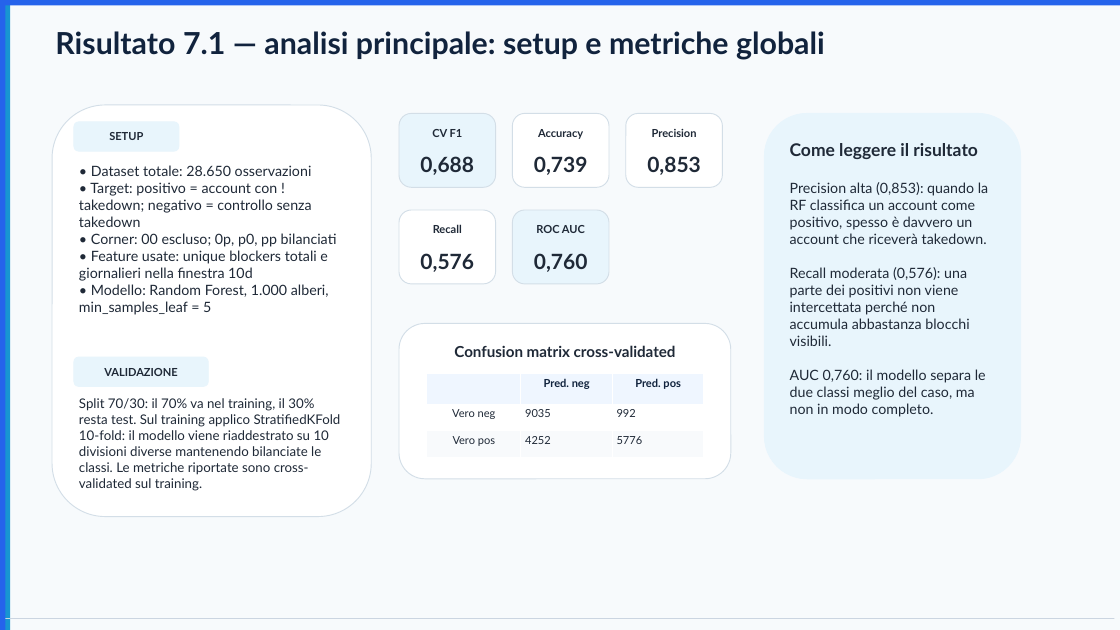
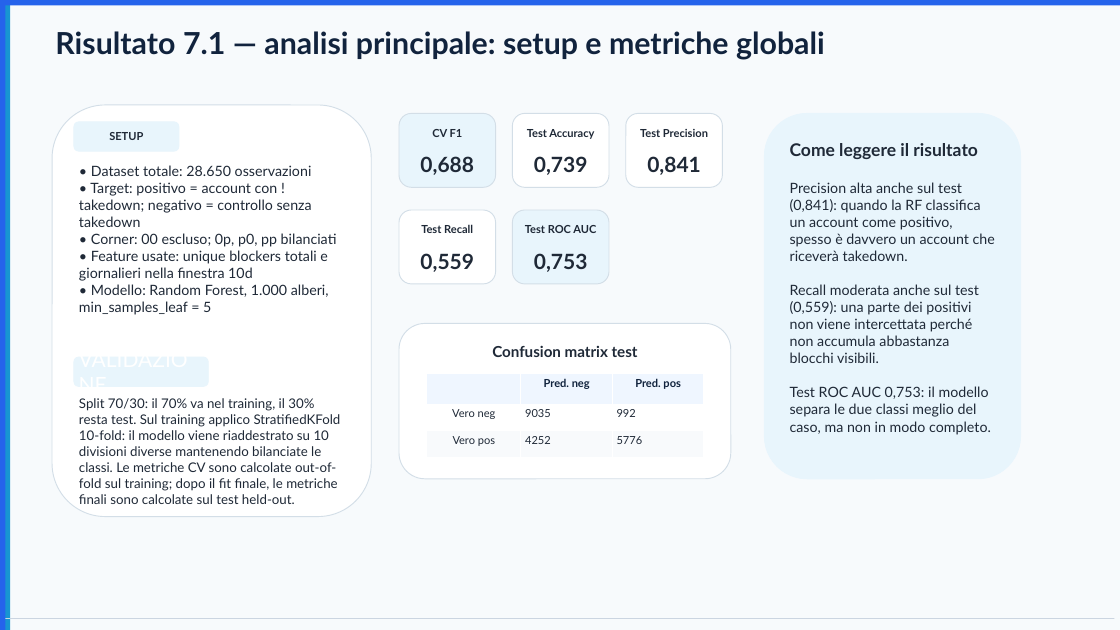
Before and after one commit to nicorota200/Bluesky-moderation-analysis, a slide deck: slide 23 of bluesky_presentazione_final.pptx. Drawn at 1120x630 pixels with LibreOffice and Linux fonts; fonts in the diff are those of the drawing. Boxes give left, top, right and bottom in pixels: in the first picture for what was removed or moved away, otherwise in the second. Text is boxed around its words. In the diff, an @@ line names an element or a change of style, - is before the commit and + after.

```diff
--- a/bluesky_presentazione_final.pptx
+++ b/bluesky_presentazione_final.pptx
@@ text at <box>527,129,594,139</box>: text changed @@
-Accuracy
+Test Accuracy
@@ text at <box>640,129,708,137</box>: text changed @@
-Precision
+Test Precision
@@ text at <box>647,156,701,175</box>: text changed @@
-0,853
+0,841
@@ text at <box>790,182,995,435</box>: text changed @@
-Precision alta (0,853): quando la RF classifica un account come positivo, spesso è davvero un account che riceverà takedown.
-Recall moderata (0,576): una parte dei positivi non viene intercettata perché non accumula abbastanza blocchi visibili.
-AUC 0,760: il modello separa le due classi meglio del caso, ma non in modo completo.
+Precision alta anche sul test (0,841): quando la RF classifica un account come positivo, spesso è davvero un account che riceverà takedown.
+Recall moderata anche sul test (0,559): una parte dei positivi non viene intercettata perché non accumula abbastanza blocchi visibili.
+Test ROC AUC 0,753: il modello separa le due classi meglio del caso, ma non in modo completo.
@@ text at <box>421,224,473,233</box>: text changed @@
-Recall
+Test Recall
@@ text at <box>525,225,596,233</box>: text changed @@
-ROC AUC
+Test ROC AUC
@@ text at <box>420,253,474,272</box>: text changed @@
-0,576
+0,559
@@ text at <box>534,253,588,272</box>: text changed @@
-0,760
+0,753
@@ rounded rectangle "VALIDAZIONE" at <box>74,357,208,386</box>: size 9.5 to 18 pt, text colour #1F2937 to #FFFFFF, bold off; alignment centre to left @@
@@ text at <box>492,345,638,357</box>: text changed @@
-Confusion matrix cross-validated
+Confusion matrix test
@@ text at <box>79,398,341,504</box>: text changed @@
-Split 70/30: il 70% va nel training, il 30% resta test. Sul training applico StratifiedKFold 10-fold: il modello viene riaddestrato su 10 divisioni diverse mantenendo bilanciate le classi. Le metriche riportate sono cross-validated sul training.
+Split 70/30: il 70% va nel training, il 30% resta test. Sul training applico StratifiedKFold 10-fold: il modello viene riaddestrato su 10 divisioni diverse mantenendo bilanciate le classi. Le metriche CV sono calcolate out-of-fold sul training; dopo il fit finale, le metriche finali sono calcolate sul test held-out.
```
Also in this commit, not shown: 5 other slides changed, 58 other files.
